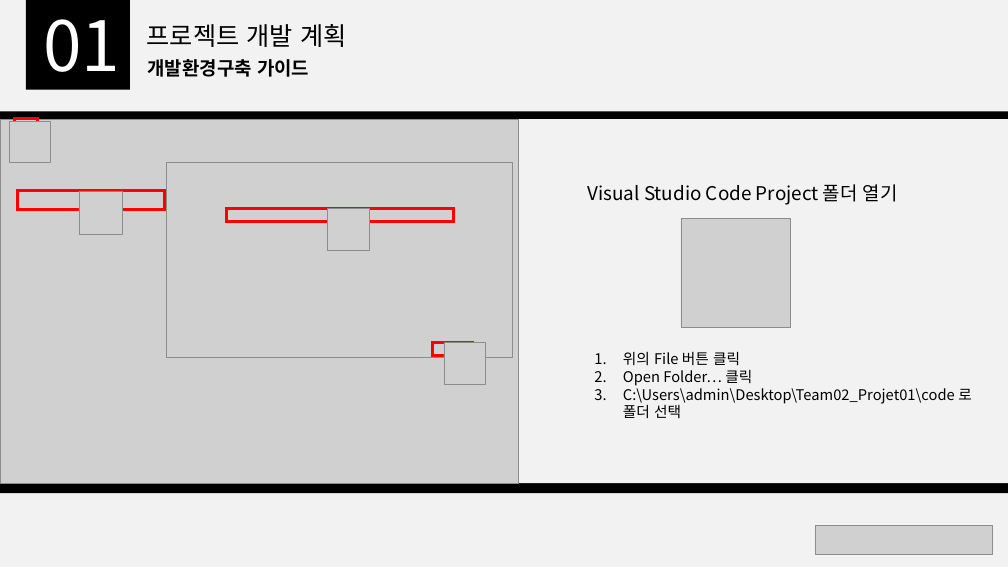
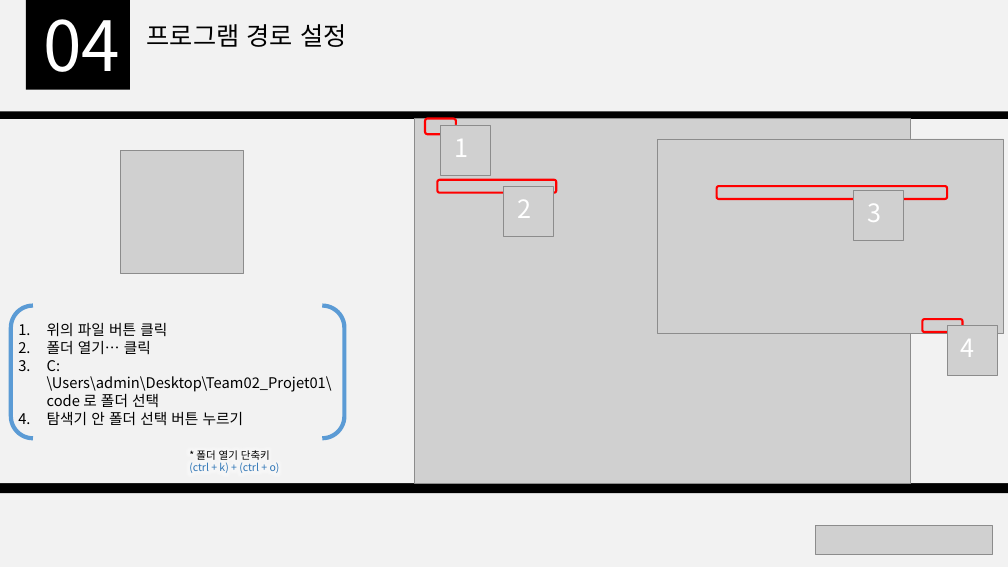
Before and after one commit to ljw971125/Python-, a slide deck: slide 10 of doc/개발환경 구축 가이드.pptx (slide 9 before the commit). Drawn at 1008x567 pixels with LibreOffice and Linux fonts; fonts in the diff are those of the drawing; grey boxes stand for pictures. Boxes give left, top, right and bottom in pixels: in the first picture for what was removed or moved away, otherwise in the second. Text is boxed around its words. In the diff, an @@ line names an element or a change of style, - is before the commit and + after.

Commit message:
프로젝트(발표)

```diff
--- a/doc/개발환경 구축 가이드.pptx
+++ b/doc/개발환경 구축 가이드.pptx
@@ text at bbox=[43, 19, 120, 72]: text changed @@
-01
+04
@@ text at bbox=[147, 24, 346, 47]: text changed @@
-프로젝트 개발 계획
+프로그램 경로 설정
@@ text removed at bbox=[147, 59, 309, 77] @@
-개발환경구축 가이드
@@ picture removed at bbox=[0, 119, 519, 484] @@
@@ rectangle removed at bbox=[14, 119, 37, 137] @@
@@ picture added at bbox=[414, 119, 910, 483] @@
@@ rounded rectangle added at bbox=[425, 119, 456, 135], outline #FF0000 2 pt @@
@@ picture removed at bbox=[10, 122, 51, 163] @@
@@ picture added at bbox=[441, 125, 491, 175] @@
@@ text added at bbox=[454, 139, 468, 157], 24 pt, text #FFFFFF @@
+1
@@ picture: place and size @@
-picture at bbox=[166, 163, 512, 358]
+picture at bbox=[658, 139, 1003, 334]
@@ picture: place and size @@
-picture at bbox=[681, 219, 790, 327]
+picture at bbox=[120, 150, 243, 273]
@@ rectangle removed at bbox=[17, 190, 165, 209] @@
@@ picture removed at bbox=[79, 191, 122, 234] @@
@@ rectangle removed at bbox=[226, 208, 454, 222] @@
@@ picture removed at bbox=[327, 208, 369, 250] @@
@@ rounded rectangle added at bbox=[438, 180, 557, 193], outline #FF0000 2 pt @@
@@ picture added at bbox=[504, 187, 554, 237] @@
@@ text added at bbox=[517, 200, 531, 218], 24 pt, text #FFFFFF @@
+2
@@ text removed at bbox=[587, 184, 898, 205] @@
-Visual Studio Code Project 폴더 열기
@@ rounded rectangle added at bbox=[717, 186, 948, 199], outline #FF0000 2 pt @@
@@ picture added at bbox=[854, 190, 904, 240] @@
@@ text added at bbox=[867, 204, 881, 222], 24 pt, text #FFFFFF @@
+3
@@ text "위의 파일 버튼 클릭": place and size @@
-text "위의 파일 버튼 클릭" at bbox=[623, 352, 972, 418]
+text "위의 파일 버튼 클릭" at bbox=[47, 323, 332, 425]
@@ bracket pair added at bbox=[11, 306, 344, 439], outline #5B9BD5 4 pt @@
@@ text at bbox=[47, 323, 167, 354]: text changed @@
-1. 위의 File 버튼 클릭
-2. Open Folder… 클릭
+1. 위의 파일 버튼 클릭
+2. 폴더 열기… 클릭
@@ rounded rectangle added at bbox=[923, 319, 963, 332], outline #FF0000 2 pt @@
@@ picture added at bbox=[948, 325, 997, 375] @@
@@ rectangle removed at bbox=[433, 343, 473, 356] @@
@@ picture removed at bbox=[444, 343, 485, 384] @@
@@ text added at bbox=[961, 339, 975, 357], 24 pt, text #FFFFFF @@
+4
@@ text at bbox=[47, 412, 244, 425]: paragraph added @@
+4. 탐색기 안 폴더 선택 버튼 누르기
@@ text added at bbox=[189, 450, 280, 473], 10 pt, text #2E75B6 @@
+* 폴더 열기 단축키
+(ctrl + k) + (ctrl + o)
```
Also in this commit, not shown: 9 other slides changed, 4 slides added, 1 slide removed.
